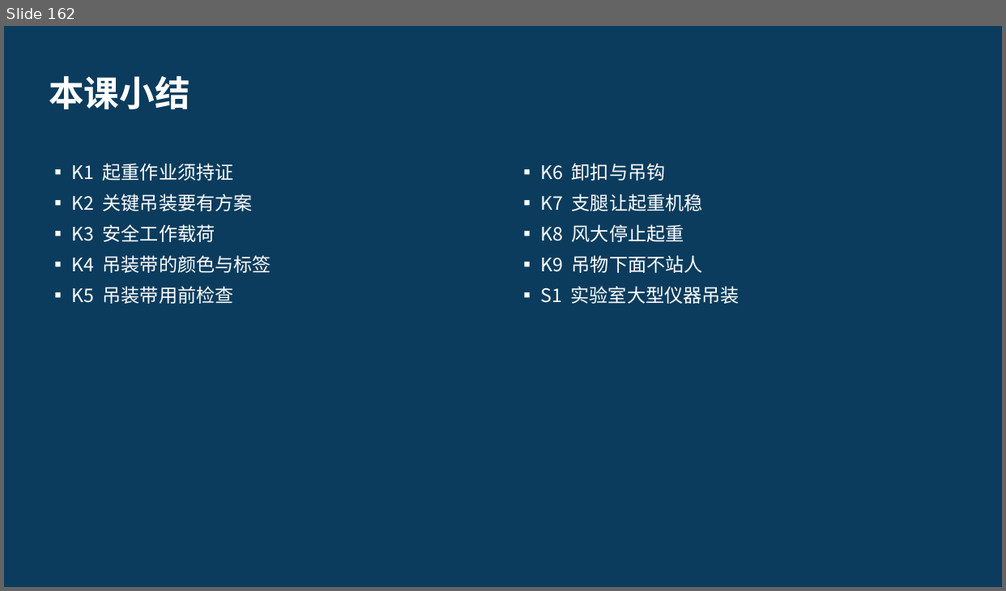
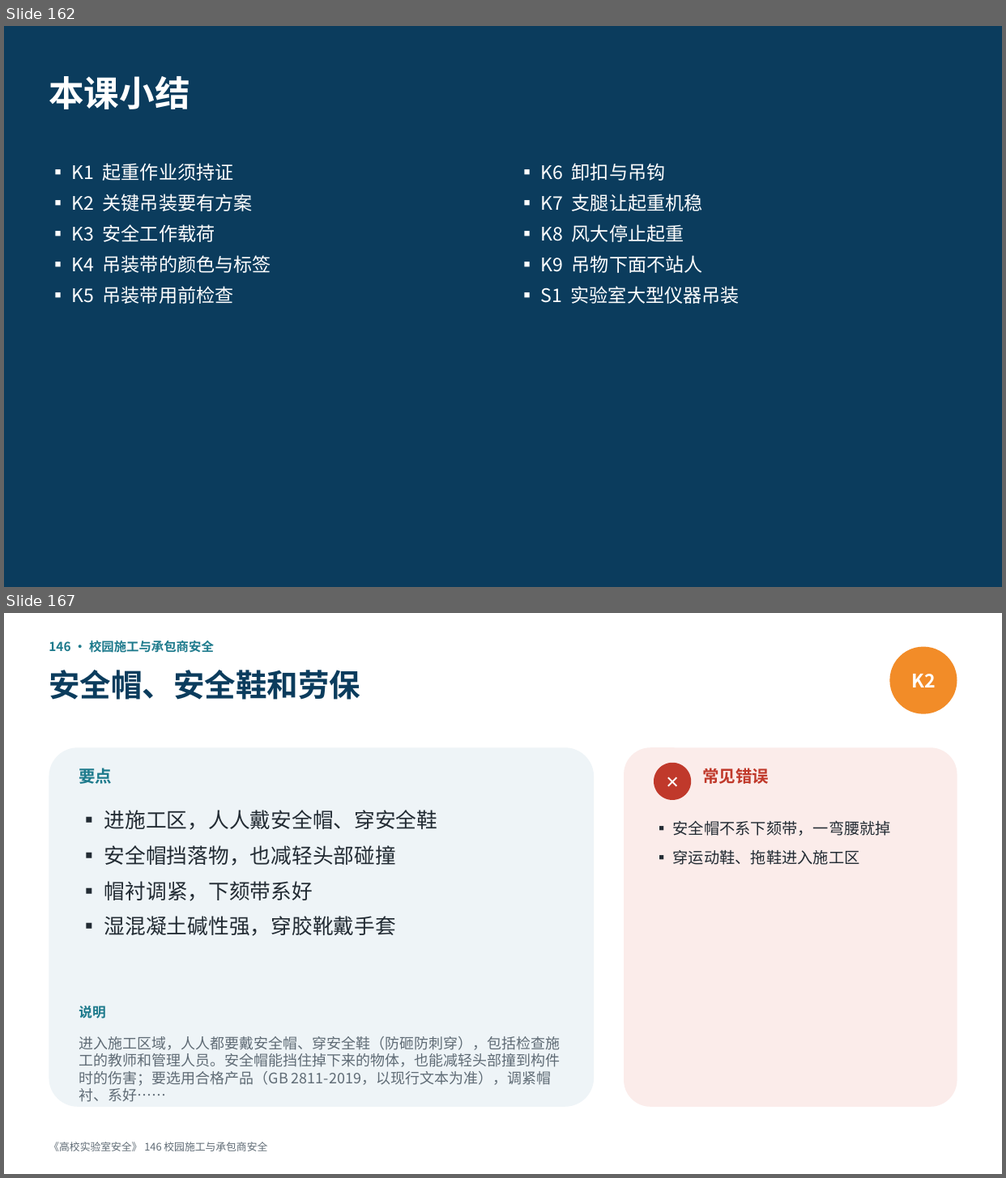
Before and after one commit to hanrongwx-max/videoyoutubo, a slide deck: course/高校实验室安全/课件/第12章_特种作业与工程施工安全.pptx. Shown one above the other, each under a label of ours: slide 162 before the commit, slides 162 and 167 after it; the slides between them are not shown. The pictures are 1006x591 and 1006x1178 pixels, drawn with LibreOffice and Linux fonts; fonts in the diff are those of the drawing. Boxes give left, top, right and bottom in pixels: in the first picture for what was removed or moved away, otherwise in the second. Text is boxed around its words. In the diff, an @@ line names an element or a change of style, - is before the commit and + after.

```diff
--- a/course/高校实验室安全/课件/第12章_特种作业与工程施工安全.pptx
+++ b/course/高校实验室安全/课件/第12章_特种作业与工程施工安全.pptx
@@ slide 167 added at box(4, 613, 1002, 1174), background #FFFFFF @@
@@ text added at box(49, 641, 214, 653), 12 pt, text #1D7A8C, bold @@
+146 · 校园施工与承包商安全
@@ ellipse added at box(889, 647, 957, 714), fill #F28C28, 18 pt, text #FFFFFF, bold @@
+K2
@@ text added at box(49, 670, 360, 700), 30 pt, text #0B3C5D, bold @@
+安全帽、安全鞋和劳保
@@ rounded rectangle added at box(49, 747, 594, 1107), fill #EEF4F7 @@
@@ rounded rectangle added at box(624, 747, 957, 1107), fill #FBECEA @@
@@ text added at box(79, 768, 112, 784), 16 pt, text #1D7A8C, bold @@
+要点
@@ ellipse added at box(654, 763, 691, 800), fill #C0392B, 16 pt, text #FFFFFF, bold @@
+✕
@@ text added at box(702, 768, 769, 784), 16 pt, text #C0392B, bold @@
+常见错误
@@ text added at box(104, 810, 437, 936), 20 pt, text #222B33 @@
+▪ 进施工区，人人戴安全帽、穿安全鞋
+▪ 安全帽挡落物，也减轻头部碰撞
+▪ 帽衬调紧，下颏带系好
+▪ 湿混凝土碱性强，穿胶靴戴手套
@@ text added at box(673, 820, 891, 865), 15 pt, text #222B33 @@
+▪ 安全帽不系下颏带，一弯腰就掉
+▪ 穿运动鞋、拖鞋进入施工区
@@ text added at box(79, 1006, 105, 1019), 13 pt, text #1D7A8C, bold @@
+说明
@@ text added at box(79, 1037, 560, 1086), 14 pt, text #5F6B75 @@
+进入施工区域，人人都要戴安全帽、穿安全鞋（防砸防刺穿），包括检查施工的教师和管理人员。安全帽能挡住掉下来的物体，也能减轻头部撞到构件时的伤害；要选用合格产品（GB 2811-2019，以现行文本为准），调紧帽衬、系好……
@@ text added at box(49, 1142, 267, 1152), 10 pt, text #5F6B75 @@
+《高校实验室安全》 146 校园施工与承包商安全
```
Also in this commit, not shown: 18 other slides added, 2 other files.
